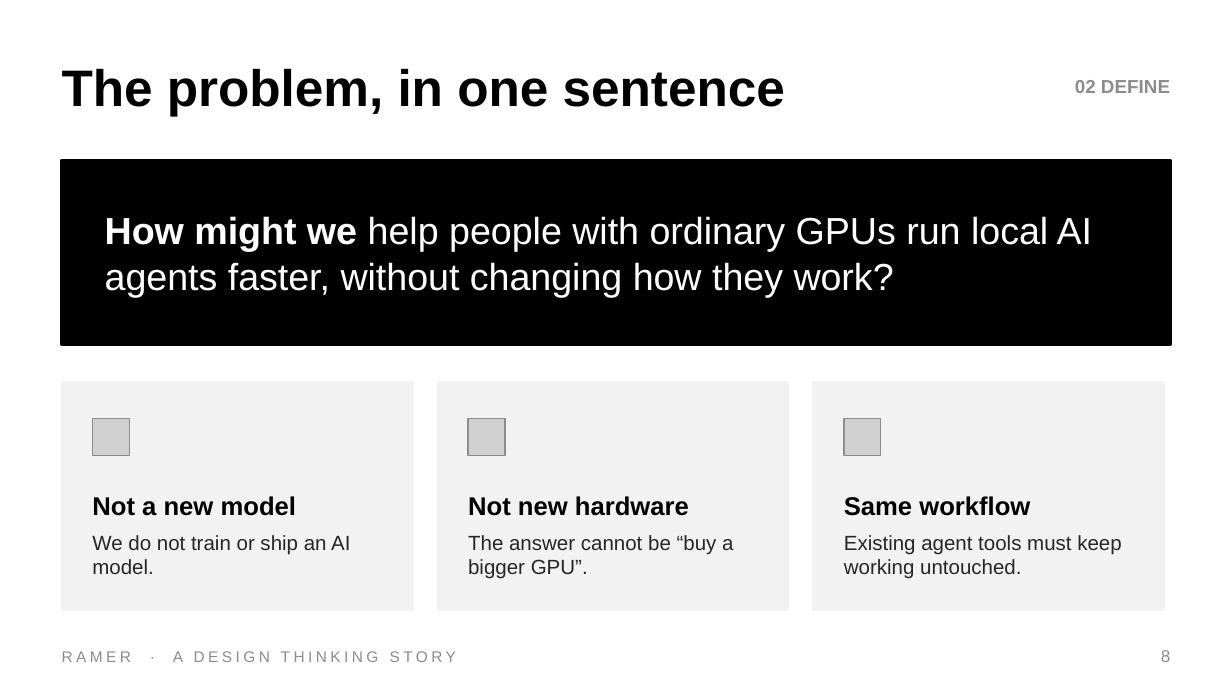
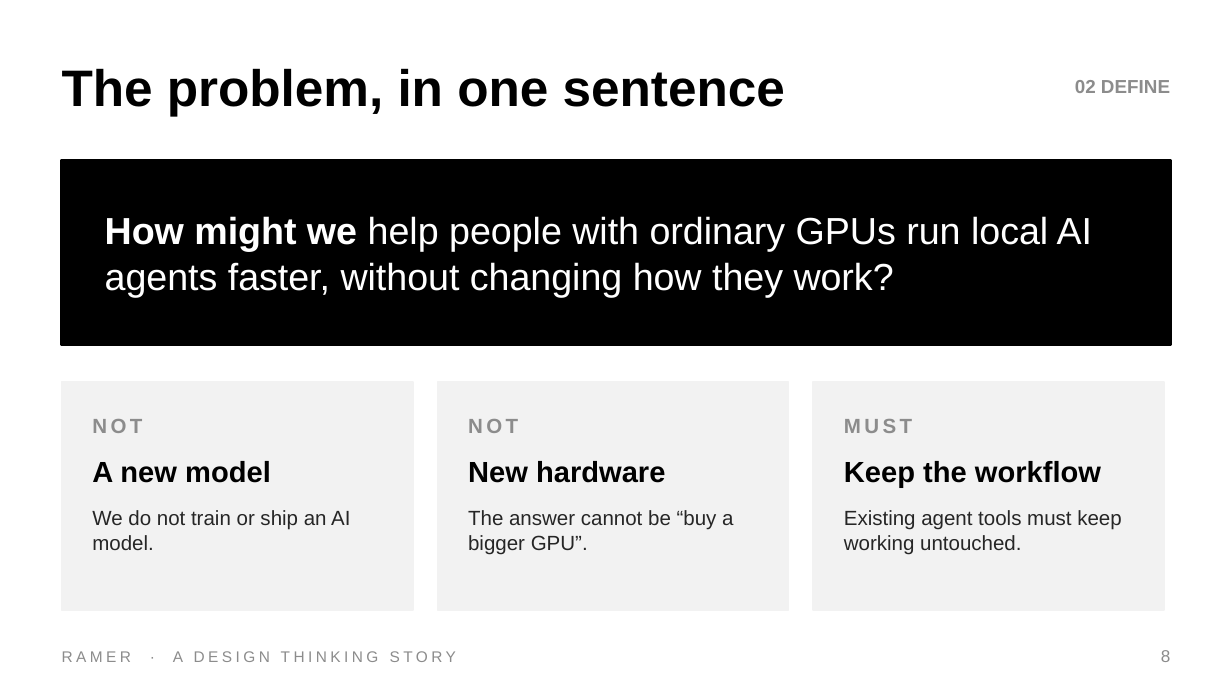
Before and after one commit to DrNeel11/tvarin, a slide deck: slide 8 of docs/Ramer_Design_Thinking.pptx. Drawn at 1232x693 pixels with LibreOffice and Linux fonts; fonts in the diff are those of the drawing; grey boxes stand for pictures. Boxes give left, top, right and bottom in pixels: in the first picture for what was removed or moved away, otherwise in the second. Text is boxed around its words. In the diff, an @@ line names an element or a change of style, - is before the commit and + after.

```diff
--- a/docs/Ramer_Design_Thinking.pptx
+++ b/docs/Ramer_Design_Thinking.pptx
@@ picture removed at (92,419,129,456) @@
@@ text added at (92,419,142,433), 12 pt, text #8C8C8C, bold @@
+NOT
@@ picture removed at (468,419,505,456) @@
@@ text added at (468,419,518,433), 12 pt, text #8C8C8C, bold @@
+NOT
@@ picture removed at (844,419,881,456) @@
@@ text added at (844,419,912,433), 12 pt, text #8C8C8C, bold @@
+MUST
@@ text at (92,461,271,483): text changed; size 15 to 17 pt @@
-Not a new model
+A new model
@@ text at (468,461,665,483): text changed; size 15 to 17 pt @@
-Not new hardware
+New hardware
@@ text at (844,461,1101,488): text changed; size 15 to 17 pt @@
-Same workflow
+Keep the workflow
@@ 3 texts: place and size @@
-3 texts at (92,535,1121,579)
+3 texts at (92,510,1121,555)
```
Also in this commit, not shown: 16 other slides changed.
